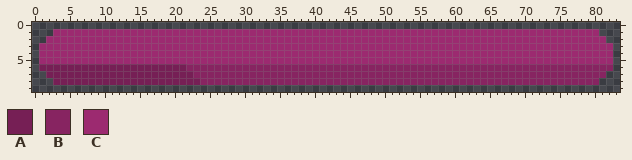
Pixel-art file: Assets/Art/Origin/Invernadero/FillImg.aseprite. Above is the file before it was changed.
84x10 pixels, 1 frame.
Palette (. is transparent): A #761f55  B #872461  C #9c2a70
Pixels before, first column x 1:
1 ..CCCCCCCCCCCCCCCCCCCCCCCCCCCCCCCCCCCCCCCCCCCCCCCCCCCCCCCCCCCCCCCCCCCCCCCCCCCCCC..
2 .CCCCCCCCCCCCCCCCCCCCCCCCCCCCCCCCCCCCCCCCCCCCCCCCCCCCCCCCCCCCCCCCCCCCCCCCCCCCCCCC.
3 CCCCCCCCCCCCCCCCCCCCCCCCCCCCCCCCCCCCCCCCCCCCCCCCCCCCCCCCCCCCCCCCCCCCCCCCCCCCCCCCCC
4 CCCCCCCCCCCCCCCCCCCCCCCCCCCCCCCCCCCCCCCCCCCCCCCCCCCCCCCCCCCCCCCCCCCCCCCCCCCCCCCCCC
5 CCCCCCCCCCCCCCCCCCCCCCCCCCCCCCCCCCCCCCCCCCCCCCCCCCCCCCCCCCCCCCCCCCCCCCCCCCCCCCCCCC
6 AAAAAAAAAAAAAAAAAAAAABBBBBBBBBBBBBBBBBBBBBBBBBBBBBBBBBBBBBBBBBBBBBBBBBBBBBBBBBBBBB
7 .AAAAAAAAAAAAAAAAAAAAABBBBBBBBBBBBBBBBBBBBBBBBBBBBBBBBBBBBBBBBBBBBBBBBBBBBBBBBBBB.
8 ..AAAAAAAAAAAAAAAAAAAAABBBBBBBBBBBBBBBBBBBBBBBBBBBBBBBBBBBBBBBBBBBBBBBBBBBBBBBBB..
Now the later version:
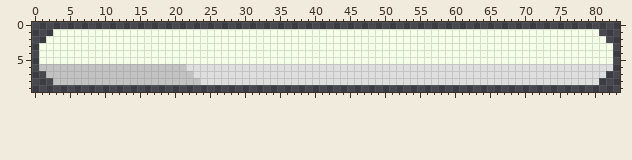
What changed:
Colour A changes from #761f55 to #c2c2c2.
Colour B changes from #872461 to #dedede.
Colour C changes from #9c2a70 to #f5ffe8.
Boxes around the changes in both pictures, in picture pixels (x1, y1, x2, y2):
changed: (39, 29, 613, 85)
